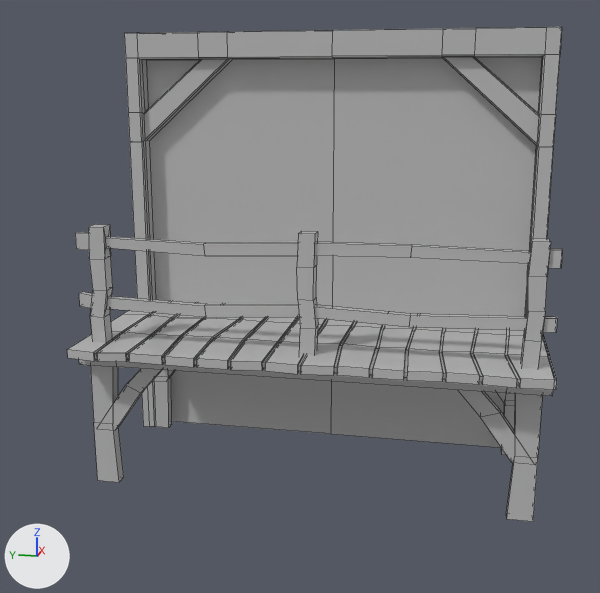
One commit to the FBX model PC_Client_&_Server_Makina/Assets/Prefabs/TestFaçadeIntegrer/F_Type1/F_Type1_Ponton/F_Type1_Base_Variant.fbx: the scene before it, then after it.
The view is the same before and after, from a 50 mm camera at (-6.49, -0.95, 2.59) aimed at (-1.46, 0.06, 1.33). The axes (+X, +Y, +Z) are drawn at lower left. The lights are the same throughout. Mesh edges are drawn as thin lines.

Script lines for the objects in view, before the commit:
```python
me_mesh = bpy.data.meshes.new('Mesh')
me_mesh.from_pydata(...)  # 816 vertices, 786 faces; spans x -1.83..-0.47, y -1.5..1.5, z 0.0..3.0
me_mesh.materials.append(mat_09___default)  # grey #bcbcbc
ob_f_type1_base_variant = bpy.data.objects.new('F_Type1_Base_Variant', me_mesh)
ob_f_type1_base_variant.location = (0.0, 0.0, 0.0)
```
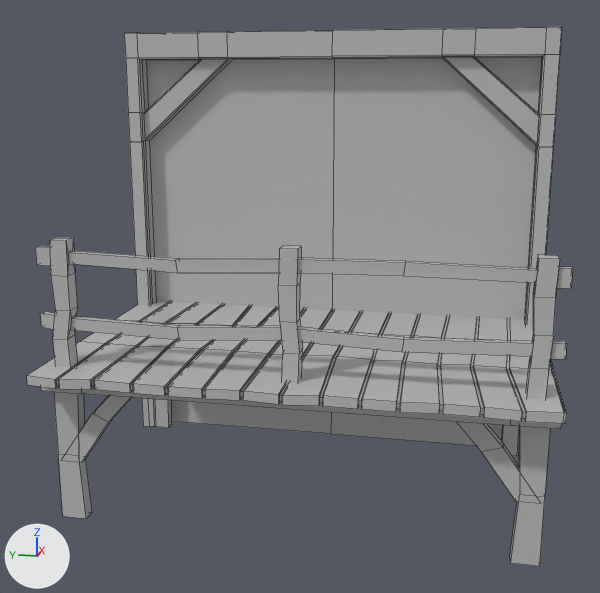
Pixel boxes [x1, y1, x2, y2] of what changed, in the pictures (600 x 593 px; the box of a moved part takes in the faces that stretch with it):
'F_Type1_Base_Variant', reshaped (10% wider, 9% taller)
    before: [67, 27, 562, 522]
    after: [27, 27, 573, 566]
part 1 of me_mesh, moved or reshaped
    before: [297, 231, 318, 357]
    after: [278, 246, 303, 384]
part 2 of me_mesh, moved or reshaped
    before: [458, 390, 515, 463]
    after: [457, 422, 520, 502]
part 3 of me_mesh, moved or reshaped
    before: [113, 369, 162, 430]
    after: [79, 396, 131, 462]
part 4 of me_mesh, moved or reshaped
    before: [75, 224, 562, 369]
    after: [35, 238, 573, 399]
part 5 of me_mesh, moved or reshaped
    before: [67, 349, 557, 396]
    after: [27, 375, 567, 429]
part 6 of me_mesh, moved or reshaped
    before: [506, 394, 542, 522]
    after: [510, 426, 550, 566]
part 7 of me_mesh, moved or reshaped
    before: [90, 365, 124, 482]
    after: [54, 392, 92, 519]
part 8 of me_mesh, moved or reshaped
    before: [69, 331, 557, 387]
    after: [28, 341, 566, 421]
part 9 of me_mesh, moved or reshaped
    before: [111, 310, 550, 357]
    after: [81, 301, 554, 370]

Edits to the bpy script that builds the scene:
```text
Change me_mesh:
    used by ob_f_type1_base_variant; location = (0.0, 0.0, 0.0)
    remove me_mesh.from_pydata(...)  # 816 vertices, 786 faces; spans x -1.83..-0.47, y -1.5..1.5, z 0.0..3.0
    add me_mesh.from_pydata(...)  # 816 vertices, 786 faces; spans x -2.34..-0.47, y -1.5..1.5, z 0.0..3.0
    me_mesh part 1: the loose piece of 20 vertices spanning x -1.62..-1.52, y -0.07..0.05, z 0.94..1.76 is moved by (-0.51, 0.0, 0.0)
    me_mesh part 2: the loose piece of 12 vertices spanning x -1.6..-1.53, y -1.43..-0.85, z 0.38..0.94 is moved by (-0.51, 0.0, 0.0)
    me_mesh part 3: the loose piece of 12 vertices spanning x -1.6..-1.53, y 0.85..1.43, z 0.38..0.94 is moved by (-0.51, 0.0, 0.0)
    me_mesh part 4: the loose piece of 112 vertices spanning x -1.62..-1.52, y -1.5..1.5, z 0.94..1.76 is moved by (-0.51, 0.0, 0.0)
    me_mesh part 5: 134 of the vertices in x -1.83..-1.48, y -1.5..1.5, z 0.85..1.0 are moved by (-0.51, 0.0, 0.0)
    me_mesh part 6: 8 of the vertices in x -1.6..-1.52, y -1.45..-1.29, z 0.0..0.42 are moved by (-0.51, 0.0, 0.0)
    me_mesh part 7: 8 of the vertices in x -1.6..-1.52, y 1.29..1.45, z 0.0..0.42 are moved by (-0.51, 0.0, 0.0)
    me_mesh part 8: 112 of the vertices in x -1.48..-1.33, y -1.5..1.5, z 0.85..1.0 are moved by (-0.27, 0.0, 0.0)
    me_mesh part 9: all 110 vertices in x -0.94..-0.89, y -1.5..1.5, z 0.94..1.0 are moved by (-0.16, 0.0, 0.0)
```
